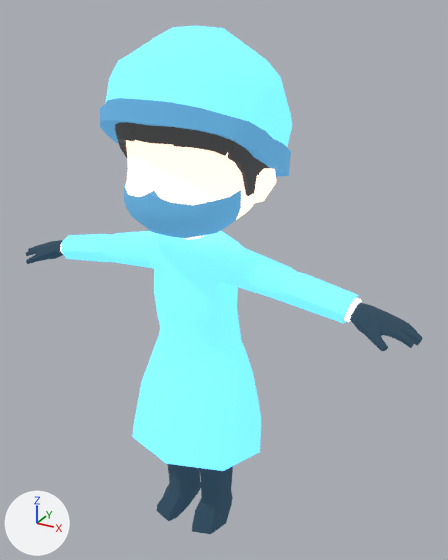
The FBX model Assets/3D Asset/Character/Nurse/Model/Nurse_ANM.fbx as it was, and as the next commit left it.
Before and after are seen from a 50 mm lens placed at (2.02, -3.32, 3.62), pointed at (0.13, 0.12, 1.9). Arrows for +X, +Y and +Z are at lower left; the lights stay in place. The first picture is the older version. Where no turn or scale is listed for an object, it has been applied to the vertices.

The first picture shows 'Nurse.001'.
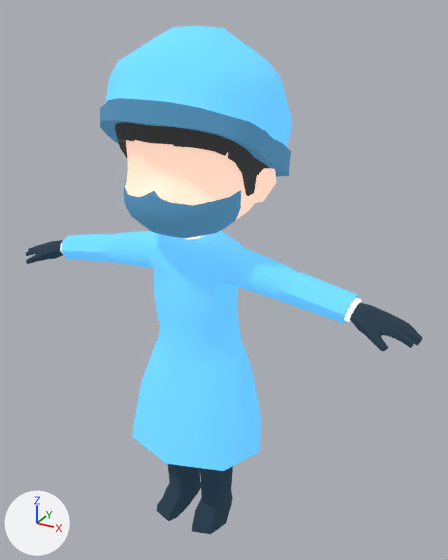
The newer file is also rescaled (x1.007), turned or shifted as a whole; pictures and numbers use the older file's frame.

Boxes (x1, y1, x2, y2) around the edits, measured in the pictures (448 x 560 px):
'Nurse.001', surface changed (cyan to blue): (26, 26, 423, 534) in both

The change, as a list of edits to the scene's bpy script:
```text
Change mat_karakter_perawat:
    where n0 = _N.new('ShaderNodeBsdfPrincipled'); n0.name = 'Principled BSDF'
    n0.inputs[28].default_value: 2.0 -> 1.0  # 'Emission Strength'
    where n2 = _N.new('ShaderNodeTexImage'); n2.name = 'Image Texture'
    remove _L.new(n2.outputs[1], n0.inputs[4])  # 'Alpha' to 'Alpha'
```
